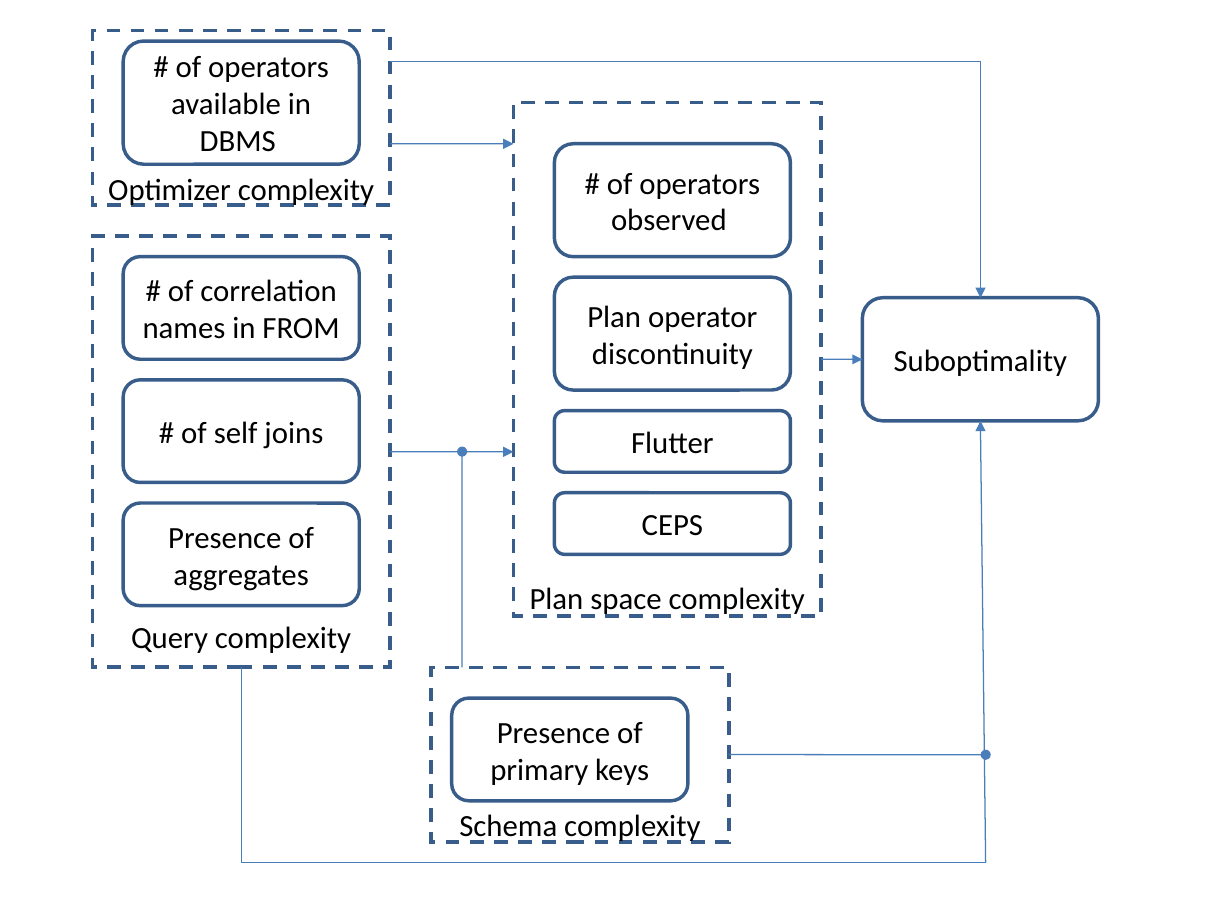
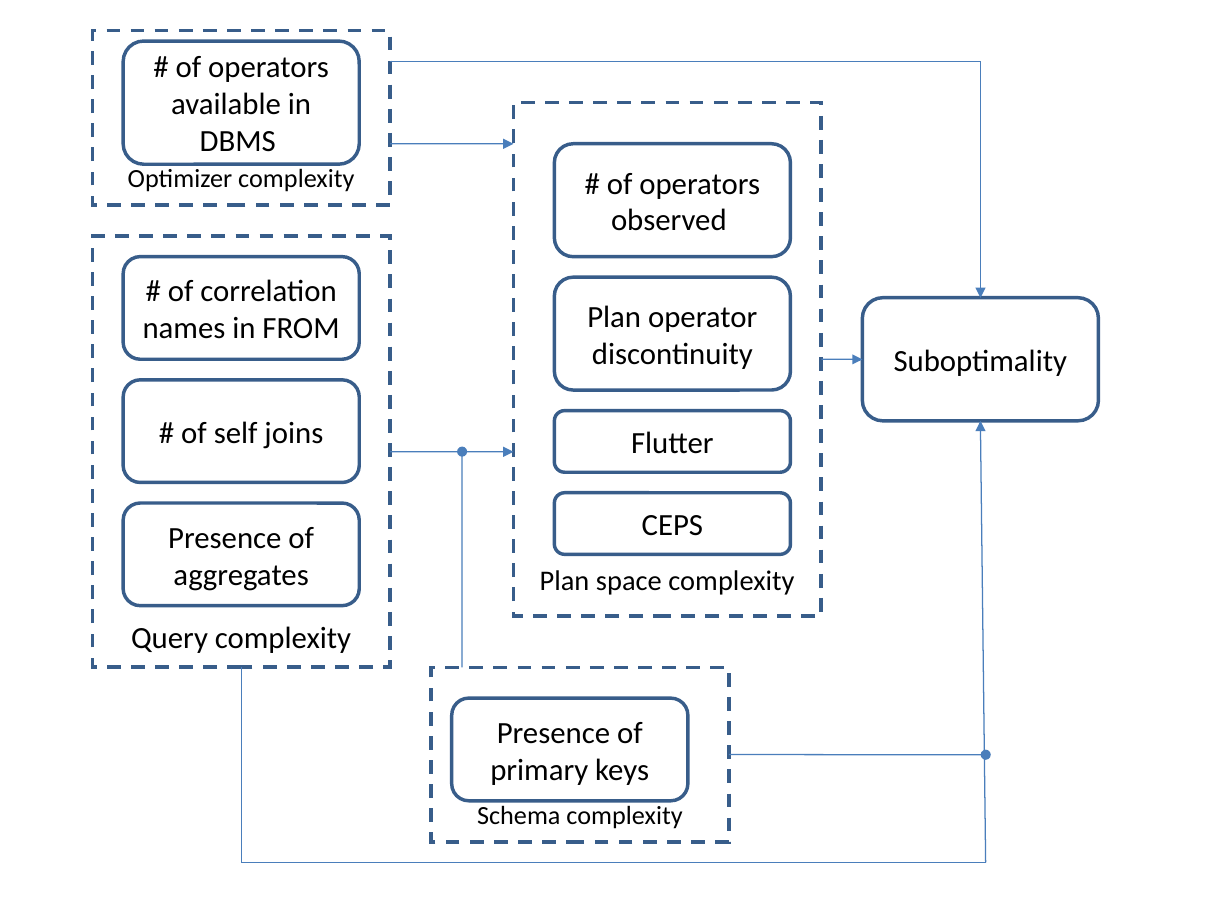
Before and after one commit to yksuh-azcs/papers, a slide deck: slide 13 of subopt-tods16/subopt_figures.ppt (slide 12 before the commit). Drawn at 1232x924 pixels with LibreOffice and Linux fonts; fonts in the diff are those of the drawing. Boxes give left, top, right and bottom in pixels: in the first picture for what was removed or moved away, otherwise in the second. Text is boxed around its words. In the diff, an @@ line names an element or a change of style, - is before the commit and + after.

```diff
--- a/subopt-tods16/subopt_figures.ppt
+++ b/subopt-tods16/subopt_figures.ppt
@@ rectangle "Optimizer complexity" at box(92, 31, 391, 206): size 18 to 15.3 pt @@
@@ rectangle "Plan space complexity" at box(514, 102, 822, 616): size 18 to 16.6 pt @@
@@ rectangle "Schema complexity" at box(431, 668, 729, 843): size 18 to 15.3 pt @@
```
Also in this commit, not shown: 9 other slides changed, 1 slide added, 24 other files.
